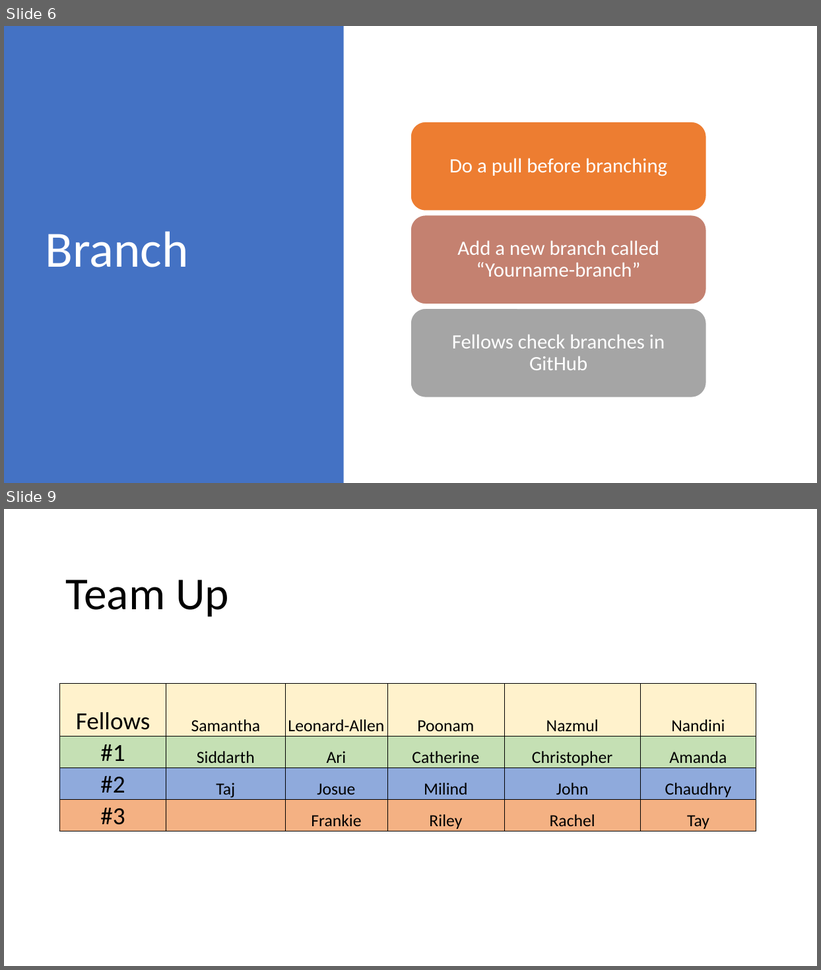
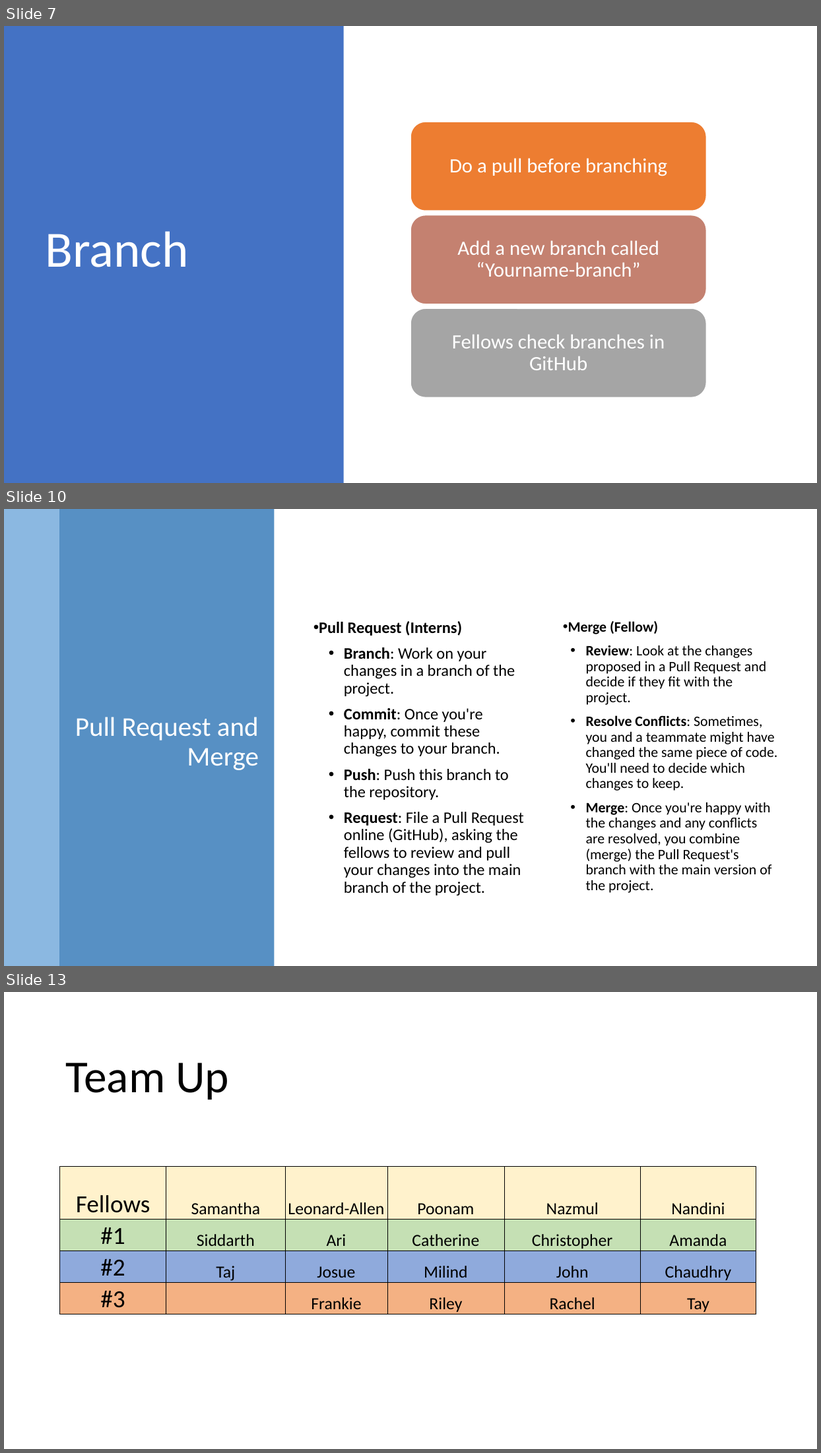
Before and after one commit to VT-Data-Science-For-The-Public-Good/Materials, a slide deck: DSPG- Git Exercise.pptx. Shown one above the other, each under a label of ours: slides 6 and 9 before the commit, slides 7, 10 and 13 after it; the slides between them are not shown. The pictures are 821x970 and 821x1453 pixels, drawn with LibreOffice and Linux fonts; fonts in the diff are those of the drawing. Boxes give left, top, right and bottom in pixels: in the first picture for what was removed or moved away, otherwise in the second. Text is boxed around its words. In the diff, an @@ line names an element or a change of style, - is before the commit and + after.

```diff
--- a/DSPG- Git Exercise.pptx
+++ b/DSPG- Git Exercise.pptx
@@ slide 10 added at (4, 509, 817, 966), background #FFFFFF @@
@@ rectangle added at (4, 509, 59, 966), fill #5B9BD5 at 70% opacity @@
@@ rectangle added at (59, 509, 274, 966), fill #2E75B6 at 80% opacity @@
@@ text added at (319, 621, 524, 896), 19 pt, text #000000 @@
+• Pull Request (Interns)
+• Branch: Work on your changes in a branch of the project.
+• Commit: Once you're happy, commit these changes to your branch.
+• Push: Push this branch to the repository.
+• Request: File a Pull Request online (GitHub), asking the fellows to review and pull your changes into the main branch of the project.
@@ text added at (568, 621, 778, 893), 17 pt, text #000000 @@
+• Merge (Fellow)
+• Review: Look at the changes proposed in a Pull Request and decide if they fit with the project.
+• Resolve Conflicts: Sometimes, you and a teammate might have changed the same piece of code. You'll need to decide which changes to keep.
+• Merge: Once you're happy with the changes and any conflicts are resolved, you combine (merge) the Pull Request's branch with the main version of the project.
@@ title added at (75, 717, 259, 770), 32 pt, text #FFFFFF @@
+Pull Request and Merge
@@ what was slide 6 is now slide 7 @@
@@ what was slide 9 is now slide 13 @@
```
Also in this commit, not shown: 8 slides changed, 3 other slides added.
